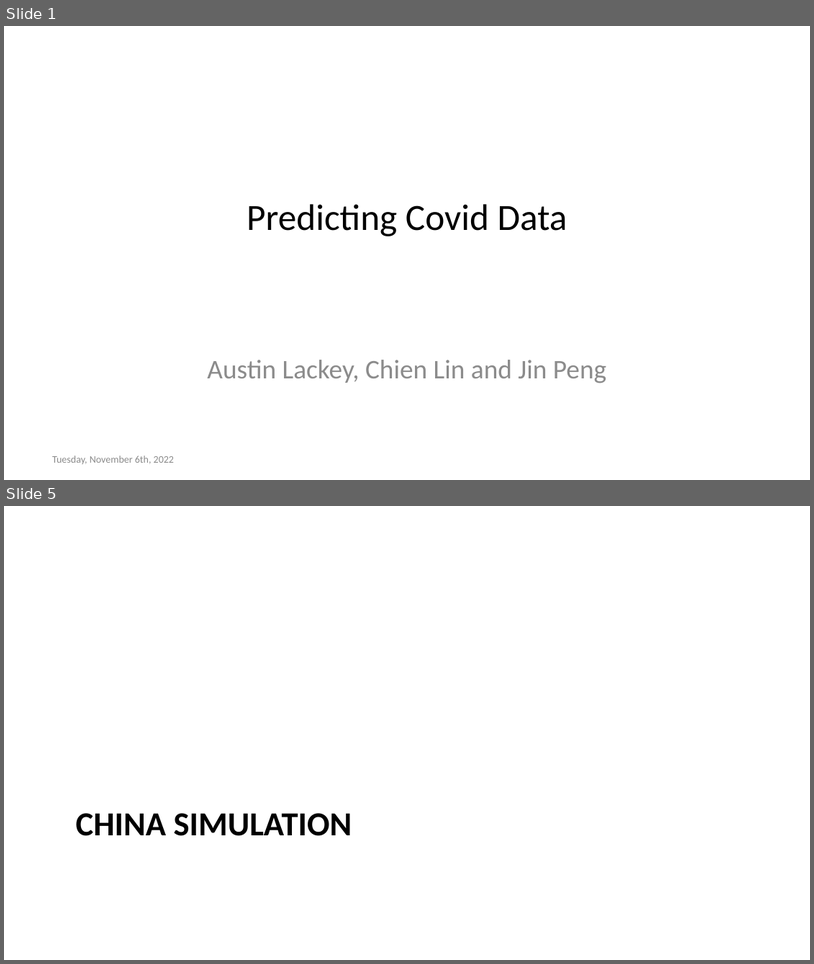
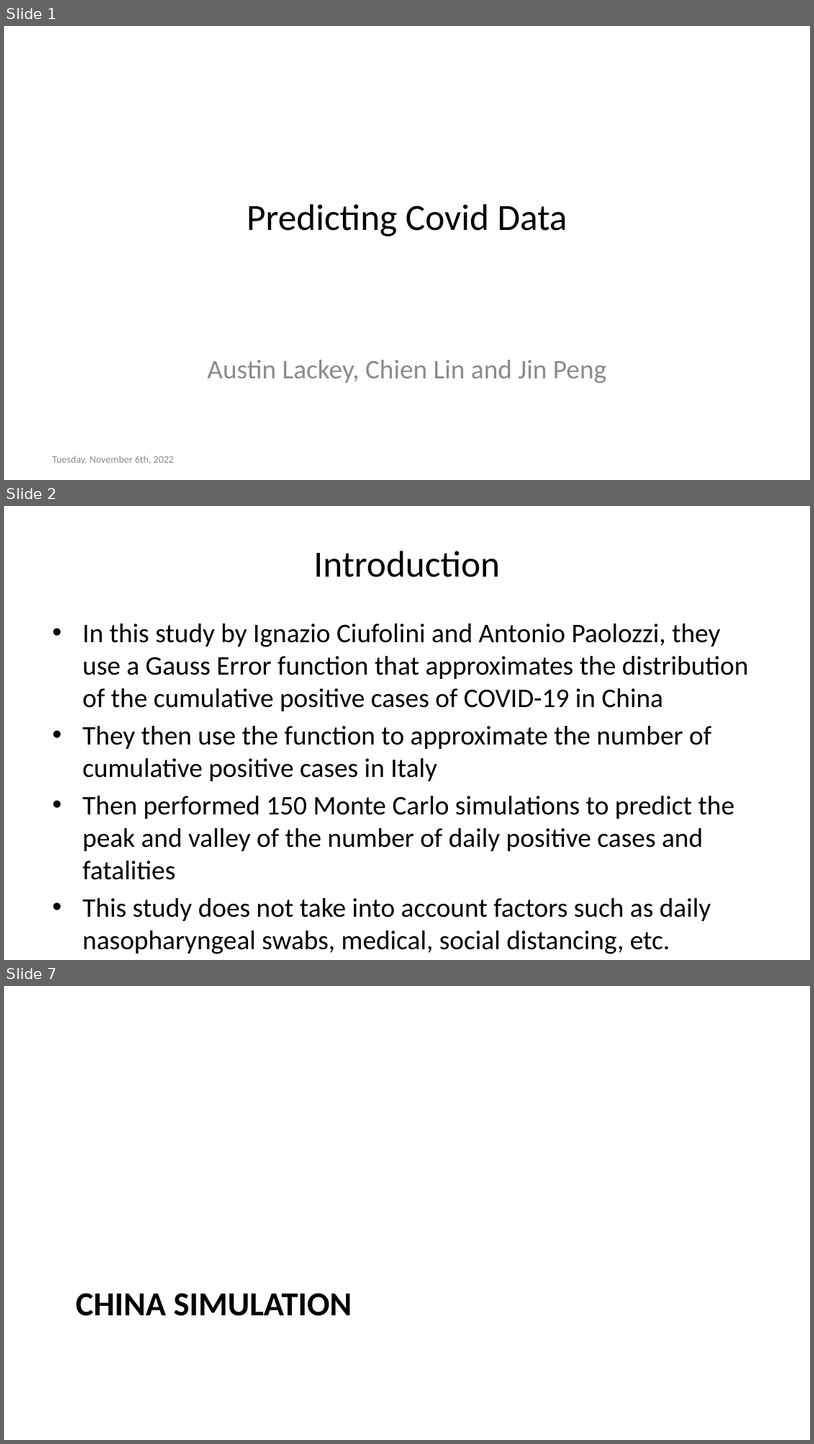
Before and after one commit to austinlackey/covid-simulations, a slide deck: main.pptx. Shown one above the other, each under a label of ours: slides 1 and 5 before the commit, slides 1, 2 and 7 after it; the slides between them are not shown. The pictures are 814x964 and 814x1444 pixels, drawn with LibreOffice and Linux fonts; fonts in the diff are those of the drawing. Boxes give left, top, right and bottom in pixels: in the first picture for what was removed or moved away, otherwise in the second. Text is boxed around its words. In the diff, an @@ line names an element or a change of style, - is before the commit and + after.

```diff
--- a/main.pptx
+++ b/main.pptx
@@ slide 2 added at bbox=[4, 506, 810, 960], background #FFFFFF @@
@@ title added at bbox=[314, 551, 500, 577], 33 pt, text #000000 @@
+Introduction
@@ text added at bbox=[82, 623, 749, 921], 24 pt, text #000000 @@
+• In this study by Ignazio Ciufolini and Antonio Paolozzi, they use a Gauss Error function that approximates the distribution of the cumulative positive cases of COVID-19 in China
+• They then use the function to approximate the number of cumulative positive cases in Italy
+• Then performed 150 Monte Carlo simulations to predict the peak and valley of the number of daily positive cases and fatalities
+• This study does not take into account factors such as daily nasopharyngeal swabs, medical, social distancing, etc.
@@ what was slide 5 is now slide 7 @@
```
Also in this commit, not shown: 4 slides changed, 1 other slide added, 1 other file.
